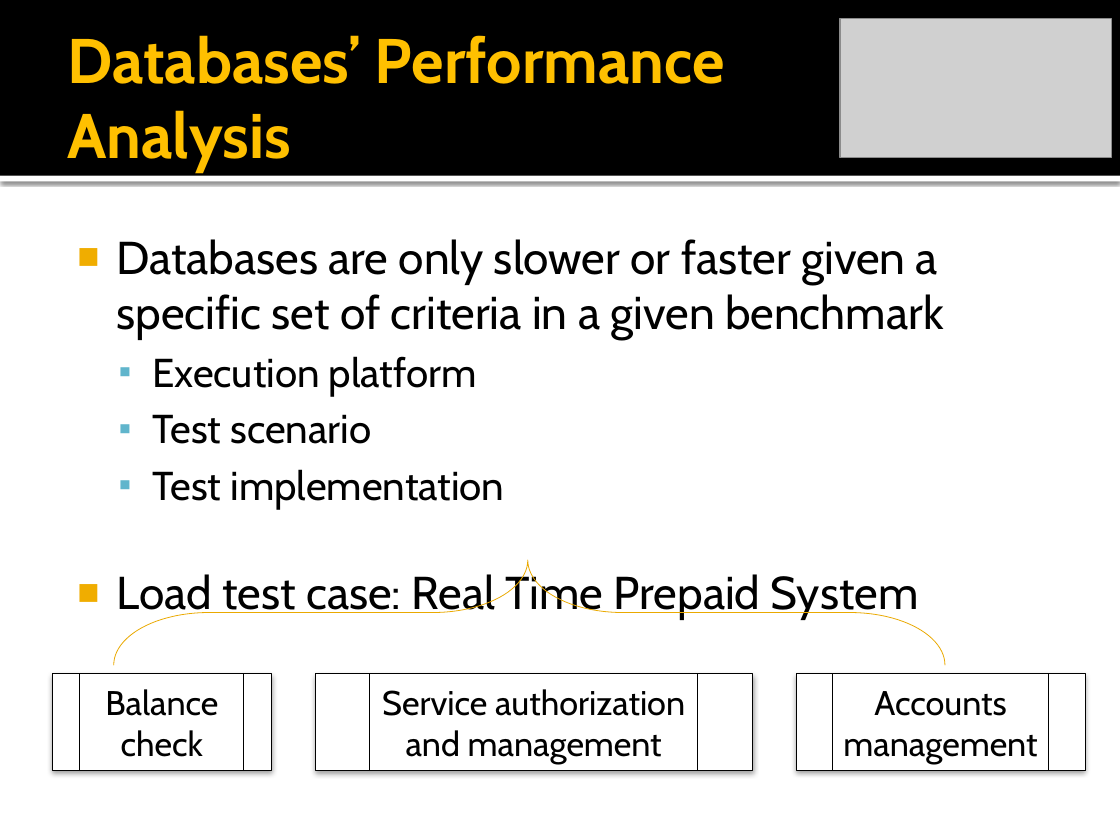
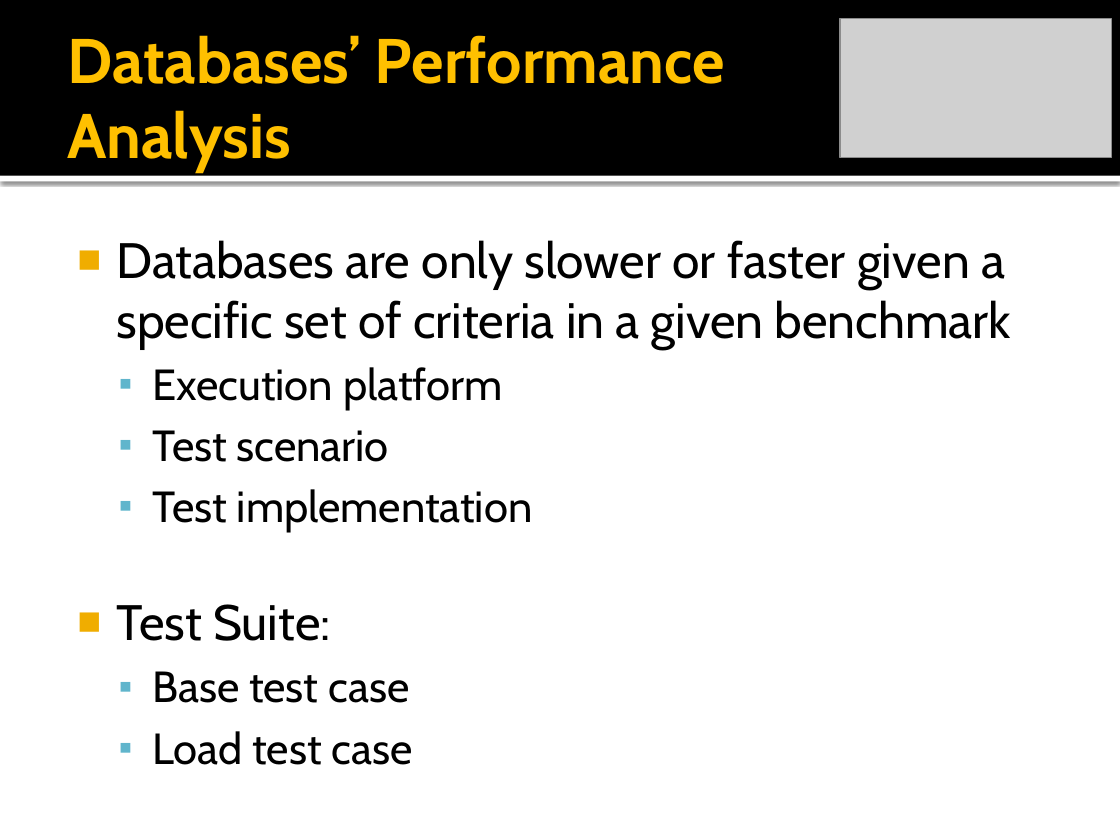
Before and after one commit to rickilama54/portable-db-bench, a slide deck: slide 8 of tesi/presentazione/Barbagallo-IMDB.pptx. Drawn at 1120x840 pixels with LibreOffice and Linux fonts; fonts in the diff are those of the drawing; grey boxes stand for pictures. Boxes give left, top, right and bottom in pixels: in the first picture for what was removed or moved away, otherwise in the second. Text is boxed around its words. In the diff, an @@ line names an element or a change of style, - is before the commit and + after.

```diff
--- a/tesi/presentazione/Barbagallo-IMDB.pptx
+++ b/tesi/presentazione/Barbagallo-IMDB.pptx
@@ text at bbox=[116, 240, 1011, 532]: size 29.6 to 32 pt in "Databases are only slower or faster given ..."; size 25.9 to 28 pt in "Execution platform", "Test scenario", "Test implementation" @@
@@ right brace removed at bbox=[114, 560, 945, 665] @@
@@ text at bbox=[116, 604, 413, 765]: text changed; size 29.6 to 28 pt @@
-■ Load test case: Real Time Prepaid System
+■ Test Suite:
+  ▪ Base test case
+  ▪ Load test case
@@ flow chart predefined process removed at bbox=[53, 674, 271, 771] @@
-Balance check
@@ flow chart predefined process removed at bbox=[315, 674, 753, 771] @@
-Service authorization and management
@@ flow chart predefined process removed at bbox=[796, 674, 1085, 771] @@
-Accounts management
```
Also in this commit, not shown: 8 other slides changed, 4 slides added, 1 slide removed.
